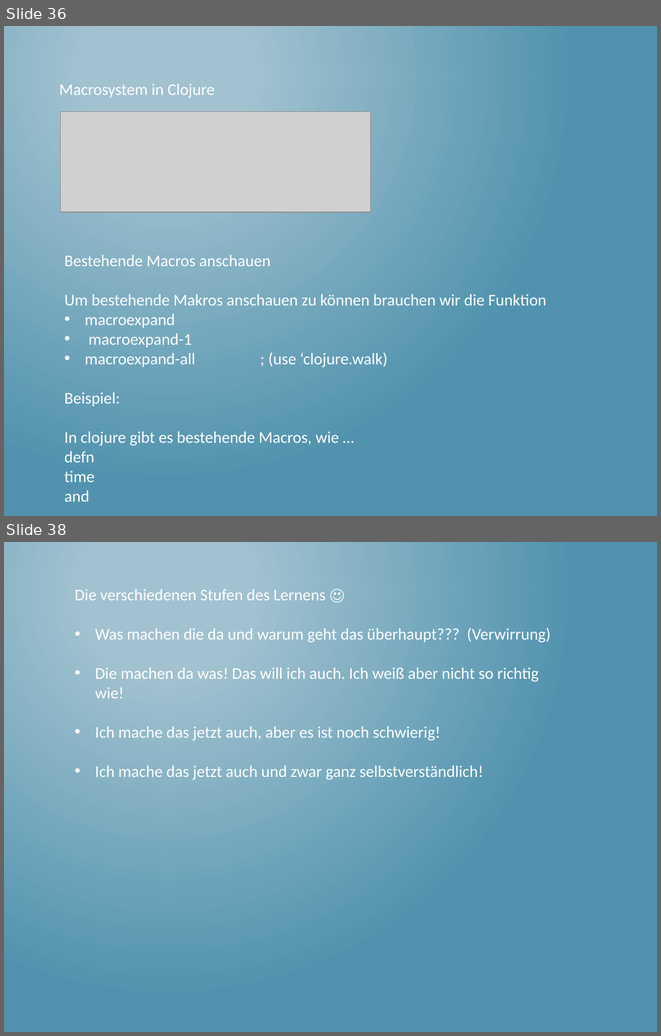
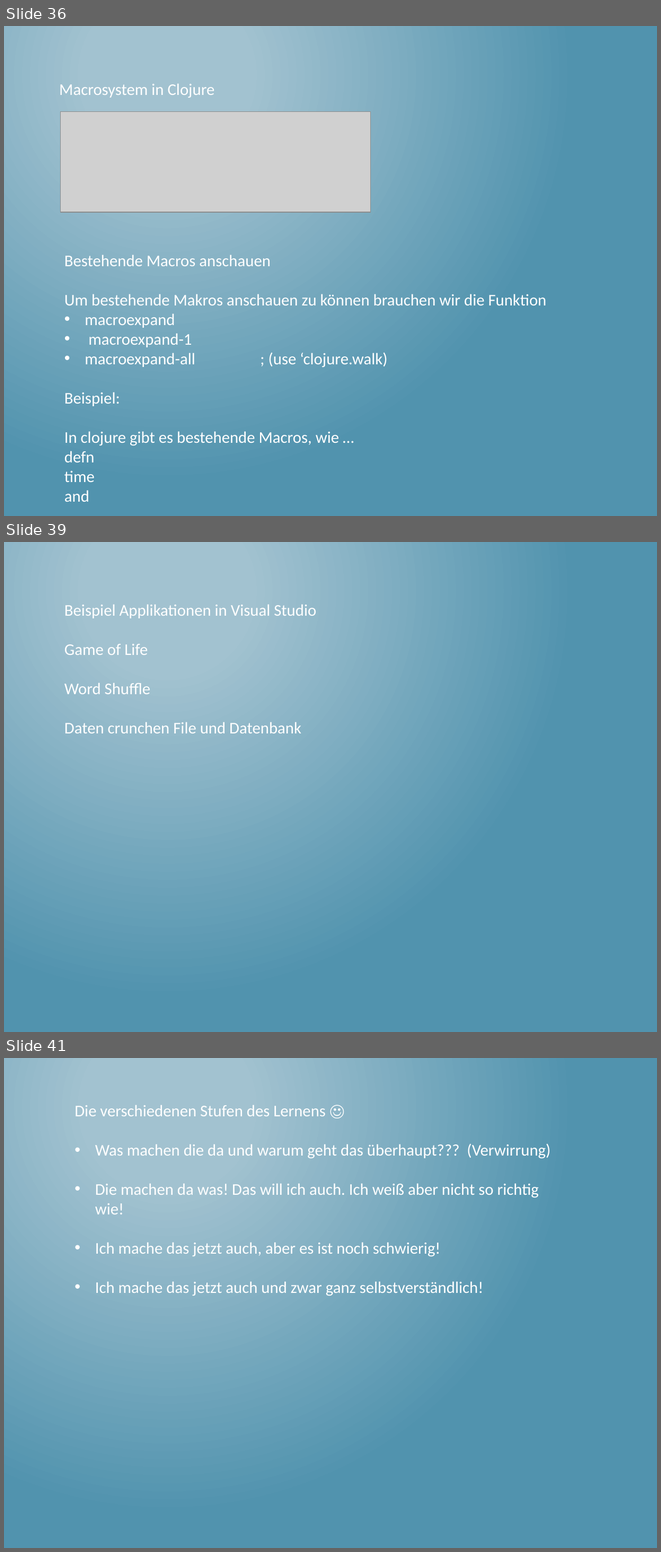
Before and after one commit to thomasschulte/ClojureUsergroupDemo, a slide deck: Clojure Vortrag .NET User Group.pptx. Shown one above the other, each under a label of ours: slides 36 and 38 before the commit, slides 36, 39 and 41 after it; the slides between them are not shown. The pictures are 661x1036 and 661x1552 pixels, drawn with LibreOffice and Linux fonts; fonts in the diff are those of the drawing; grey boxes stand for pictures. Boxes give left, top, right and bottom in pixels: in the first picture for what was removed or moved away, otherwise in the second. Text is boxed around its words. In the diff, an @@ line names an element or a change of style, - is before the commit and + after.

Commit message:
Shuffle Word Sample

```diff
--- a/Clojure Vortrag .NET User Group.pptx
+++ b/Clojure Vortrag .NET User Group.pptx
@@ slide 39 added at [4,542,657,1032], background gradient #A3C3D1 to #5194AF @@
@@ text added at [64,605,316,733], 18 pt, text #FFFFFF @@
+Beispiel Applikationen in Visual Studio
+Game of Life
+Word Shuffle
+Daten crunchen File und Datenbank
@@ what was slide 38 is now slide 41 @@
```
Also in this commit, not shown: 3 other slides added, 2 slides removed, 1 other file.
